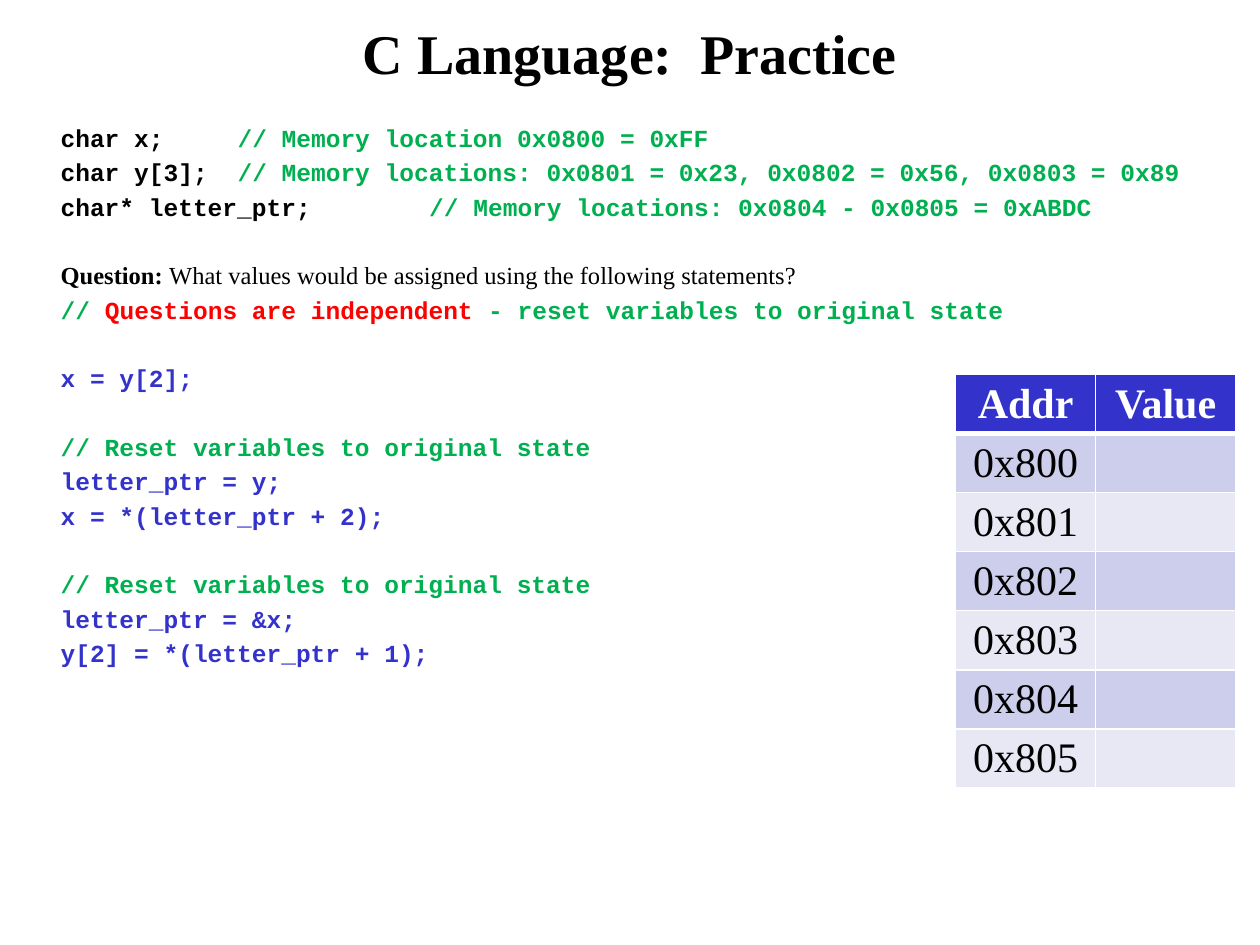
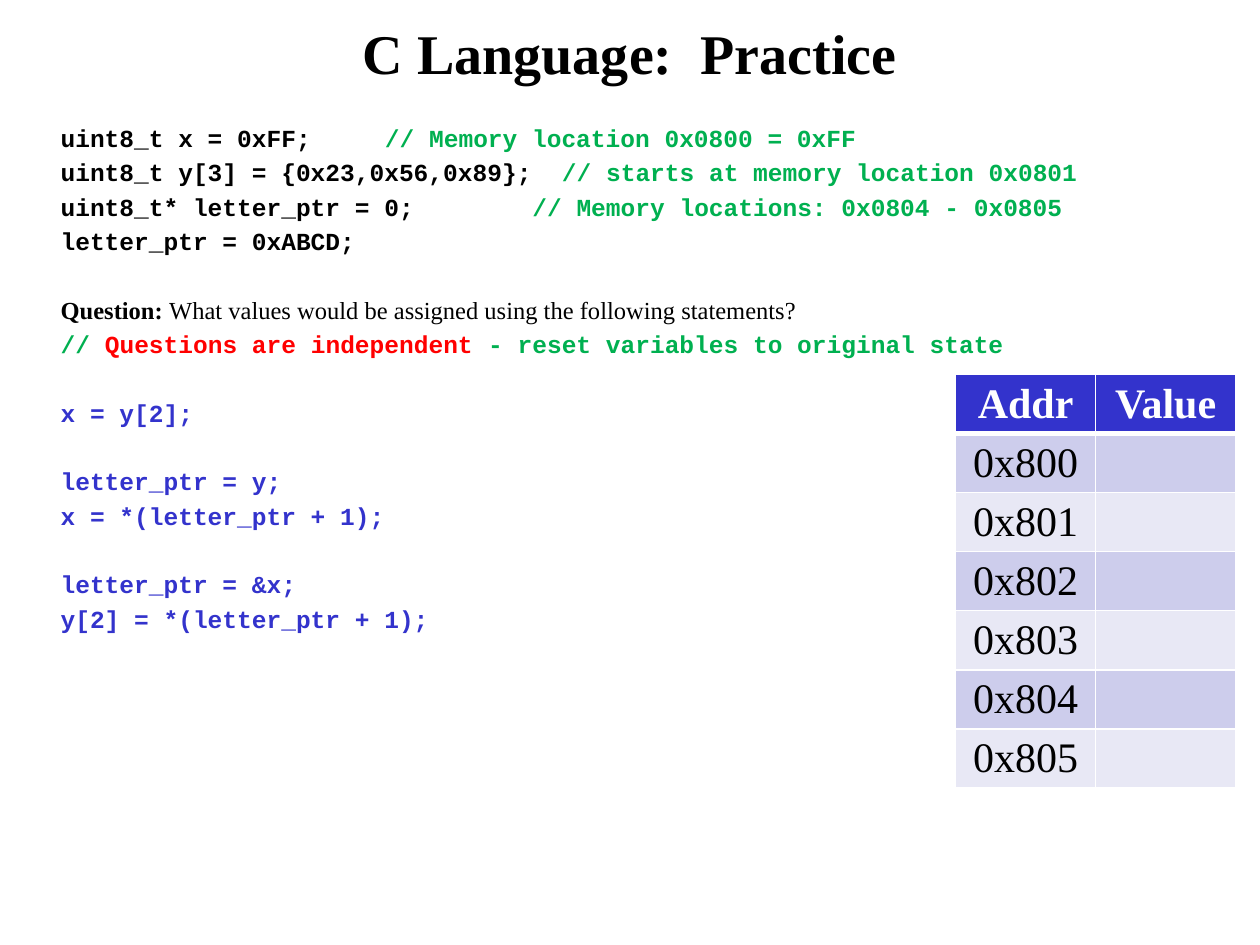
Before and after one commit to MarsUniversity/ECE382, a slide deck: slide 4 of source/lessons/lsn22-23/pointer_handout.pptx. Drawn at 1260x945 pixels with LibreOffice and Linux fonts; fonts in the diff are those of the drawing. Boxes give left, top, right and bottom in pixels: in the first picture for what was removed or moved away, otherwise in the second. Text is boxed around its words. In the diff, an @@ line names an element or a change of style, - is before the commit and + after.

```diff
--- a/source/lessons/lsn22-23/pointer_handout.pptx
+++ b/source/lessons/lsn22-23/pointer_handout.pptx
@@ text at <box>61,129,1077,255</box>: text changed @@
-char x; // Memory location 0x0800 = 0xFF
-char y[3]; // Memory locations: 0x0801 = 0x23, 0x0802 = 0x56, 0x0803 = 0x89
-char* letter_ptr; // Memory locations: 0x0804 - 0x0805 = 0xABDC
+uint8_t x = 0xFF; // Memory location 0x0800 = 0xFF
+uint8_t y[3] = {0x23,0x56,0x89}; // starts at memory location 0x0801
+uint8_t* letter_ptr = 0; // Memory locations: 0x0804 - 0x0805
+letter_ptr = 0xABCD;
@@ text at <box>105,438,591,462</box>: paragraph removed @@
-// Reset variables to original state
@@ text at <box>61,507,384,530</box>: text changed; text colour #00B050 to #3333CC @@
-x = *(letter_ptr + 2);
-// Reset variables to original state
+x = *(letter_ptr + 1);
```
Also in this commit, not shown: 3 other slides changed, 1 other file.
